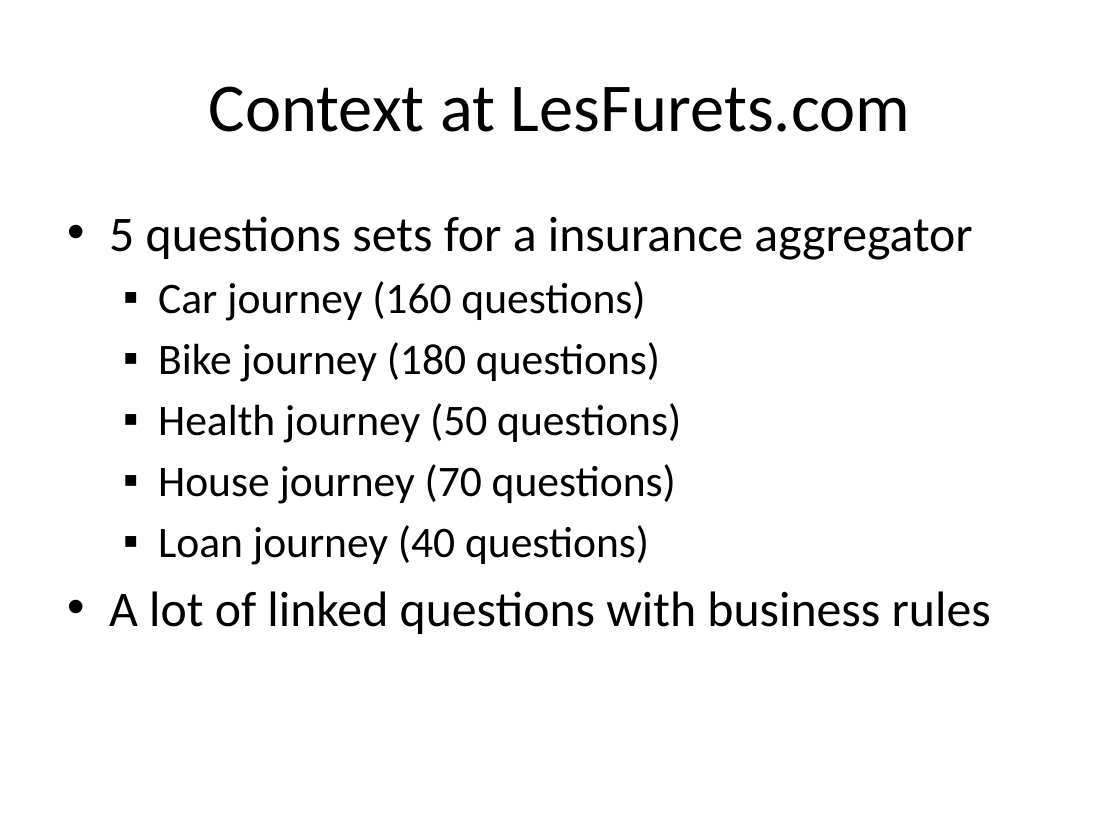
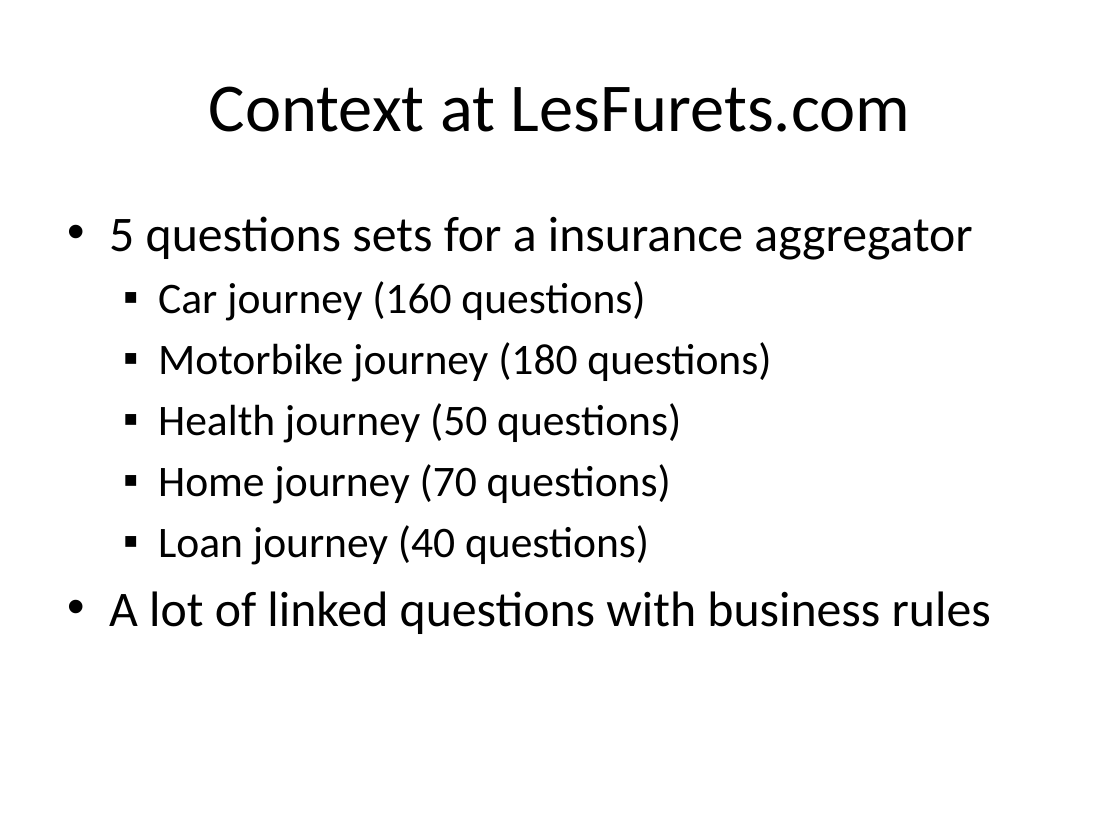
Before and after one commit to lesfurets/mdl4ui, a slide deck: slide 3 of mdl4ui-docs/mdl4ui_cg2013.pptx. Drawn at 1120x840 pixels with LibreOffice and Linux fonts; fonts in the diff are those of the drawing. Boxes give left, top, right and bottom in pixels: in the first picture for what was removed or moved away, otherwise in the second. Text is boxed around its words. In the diff, an @@ line names an element or a change of style, - is before the commit and + after.

Commit message:
fixing spelling issues on MDL4UI presentation (to continue)

```diff
--- a/mdl4ui-docs/mdl4ui_cg2013.pptx
+++ b/mdl4ui-docs/mdl4ui_cg2013.pptx
@@ text at (x1=158, y1=342, x2=771, y2=382): text changed @@
-  ▪ Bike journey (180 questions)
+  ▪ Motorbike journey (180 questions)
@@ text at (x1=158, y1=464, x2=671, y2=504): text changed @@
-  ▪ House journey (70 questions)
+  ▪ Home journey (70 questions)
```
Also in this commit, not shown: 8 other slides changed.
